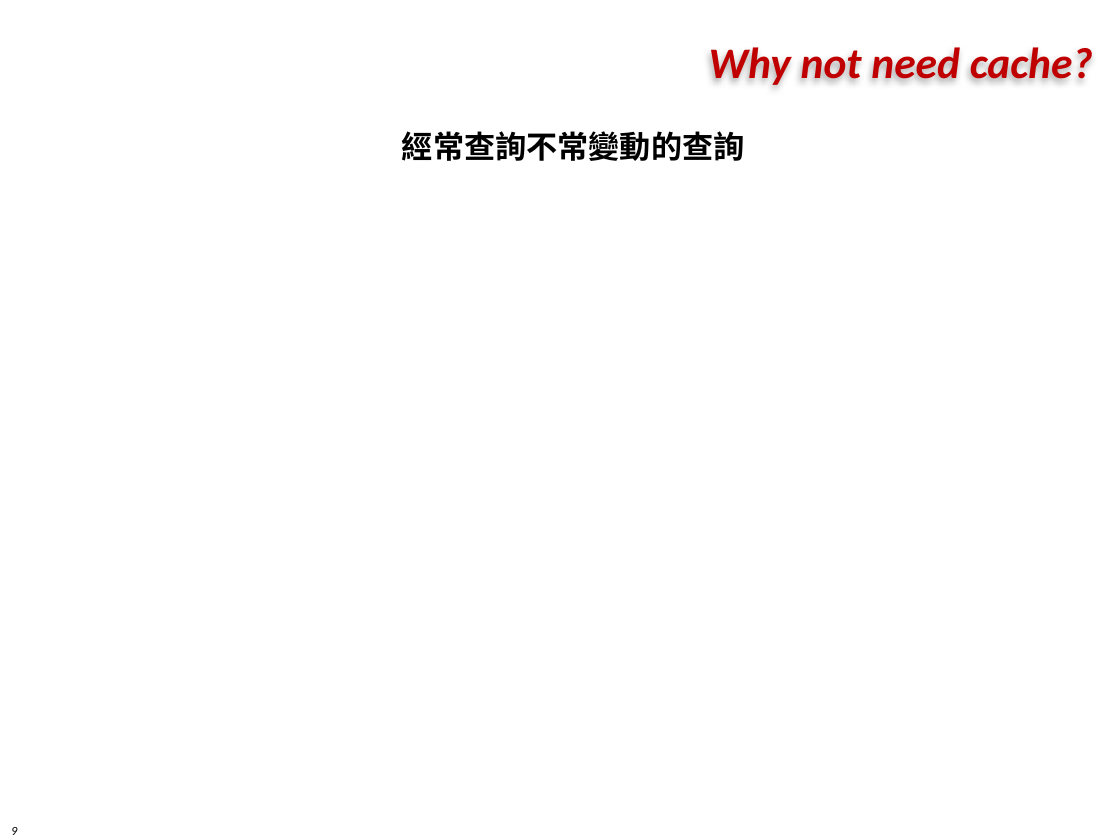
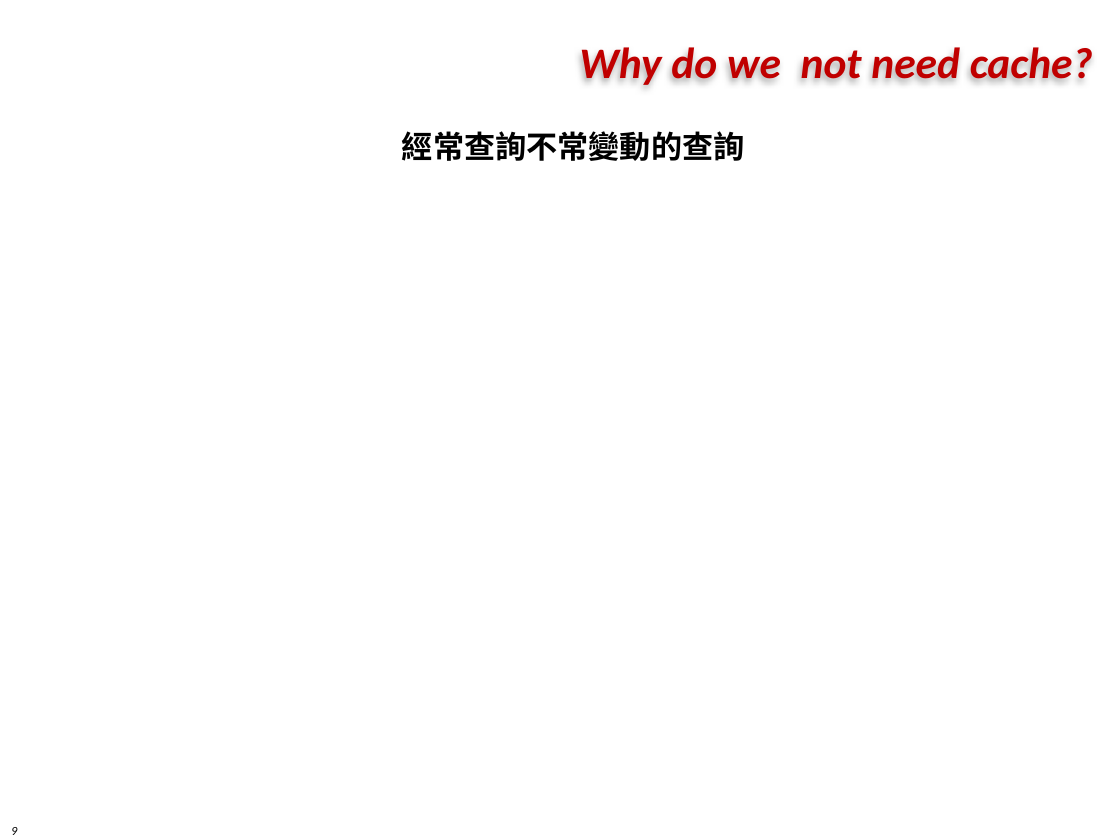
Before and after one commit to markku636/angular8study, a slide deck: slide 9 of ppt/angular_performance.pptx. Drawn at 1120x840 pixels with LibreOffice and Linux fonts; fonts in the diff are those of the drawing; background and template pictures are left out. Boxes give left, top, right and bottom in pixels: in the first picture for what was removed or moved away, otherwise in the second. Text is boxed around its words. In the diff, an @@ line names an element or a change of style, - is before the commit and + after.

```diff
--- a/ppt/angular_performance.pptx
+++ b/ppt/angular_performance.pptx
@@ title at <box>579,47,1093,85</box>: text changed @@
-Why not need cache?
+Why do we not need cache?
```
Also in this commit, not shown: 7 other slides changed.
